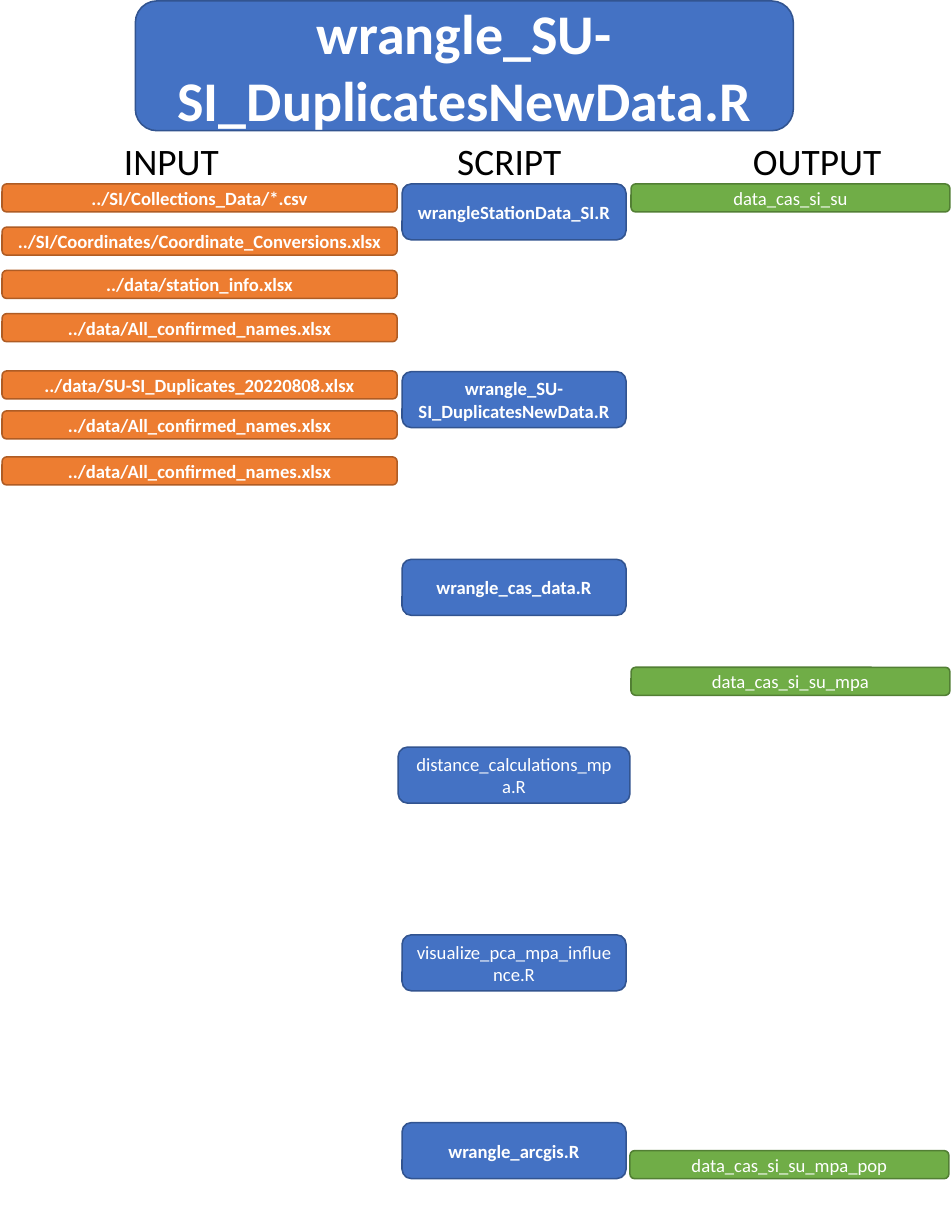
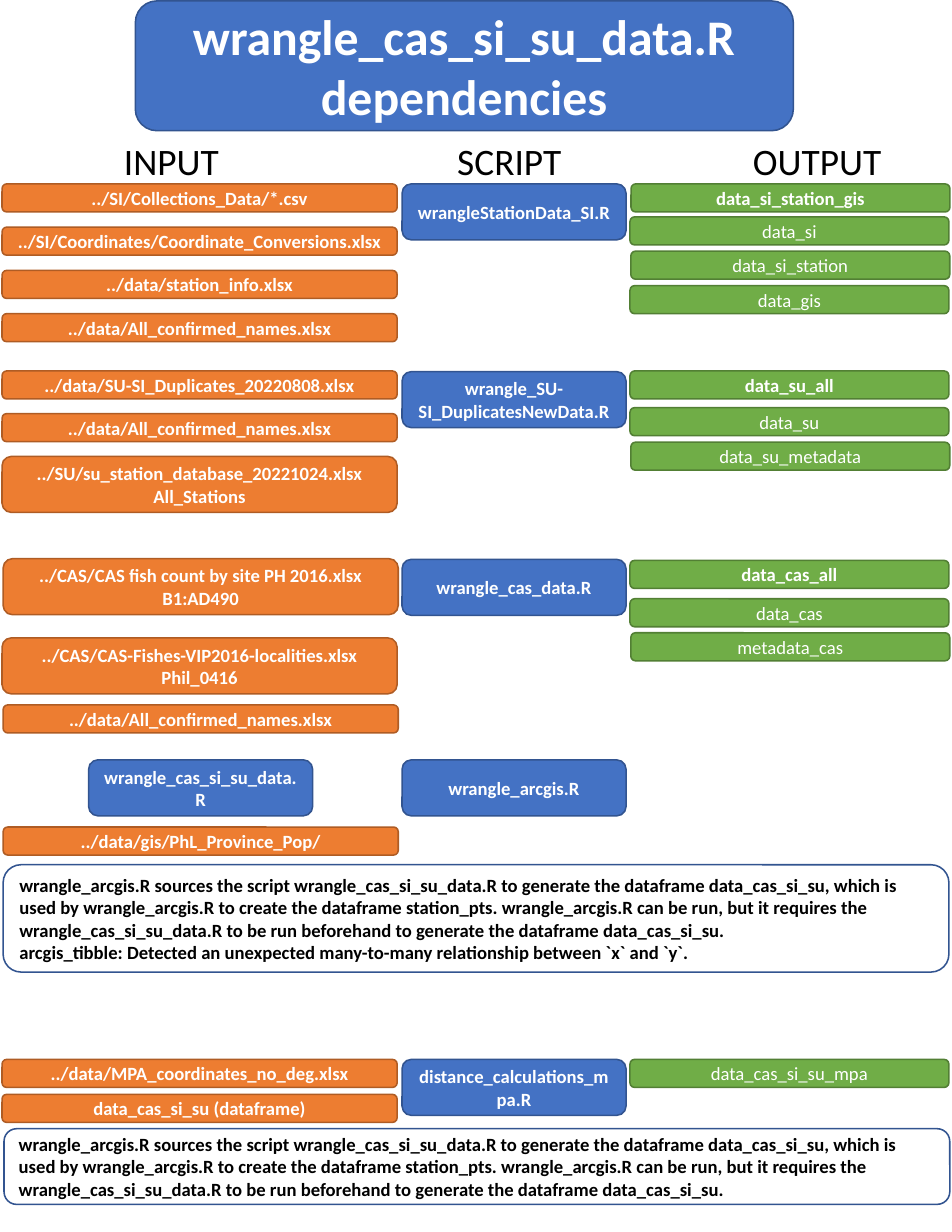
Before and after one commit to philippinespire/fish_biodiversity, a slide deck: slide 4 of scripts/flowchart_scripts.pptx (slide 5 before the commit). Drawn at 952x1232 pixels with LibreOffice and Linux fonts; fonts in the diff are those of the drawing. Boxes give left, top, right and bottom in pixels: in the first picture for what was removed or moved away, otherwise in the second. Text is boxed around its words. In the diff, an @@ line names an element or a change of style, - is before the commit and + after.

```diff
--- a/scripts/flowchart_scripts.pptx
+++ b/scripts/flowchart_scripts.pptx
@@ text in rounded rectangle at [193,20,735,123]: text changed; size 36 to 32 pt @@
-wrangle_SU-SI_DuplicatesNewData.R
+wrangle_cas_si_su_data.R
+dependencies
@@ text in rounded rectangle at [716,192,865,208]: text changed; bold on @@
-data_cas_si_su
+data_si_station_gis
@@ rounded rectangle added at [629,217,949,245], fill #70AD47, outline #538035 1 pt, 12 pt, text #FFFFFF @@
+data_si
@@ rounded rectangle added at [631,251,950,279], fill #70AD47, outline #538035 1 pt, 12 pt, text #FFFFFF @@
+data_si_station
@@ rounded rectangle added at [629,286,949,314], fill #70AD47, outline #538035 1 pt, 12 pt, text #FFFFFF @@
+data_gis
@@ rounded rectangle added at [629,371,949,399], fill #70AD47, outline #538035 1 pt, 12 pt, text #FFFFFF, bold @@
+data_su_all
@@ rounded rectangle added at [629,408,949,436], fill #70AD47, outline #538035 1 pt, 12 pt, text #FFFFFF @@
+data_su
@@ rounded rectangle added at [631,442,950,470], fill #70AD47, outline #538035 1 pt, 12 pt, text #FFFFFF @@
+data_su_metadata
@@ rounded rectangle added at [2,457,398,513], fill #ED7D31, outline #AF5C24 1 pt, 12 pt, text #FFFFFF, bold @@
+../SU/su_station_database_20221024.xlsx
+All_Stations
@@ rounded rectangle added at [3,559,399,615], fill #ED7D31, outline #AF5C24 1 pt, 12 pt, text #FFFFFF, bold @@
+../CAS/CAS fish count by site PH 2016.xlsx
+B1:AD490
@@ rounded rectangle added at [629,560,949,588], fill #70AD47, outline #538035 1 pt, 12 pt, text #FFFFFF, bold @@
+data_cas_all
@@ rounded rectangle "data_cas": place and size @@
-rounded rectangle "data_cas" at [631,668,950,696]
+rounded rectangle "data_cas" at [629,599,949,627]
@@ text in rounded rectangle at [756,607,823,623]: text changed @@
-data_cas_si_su_mpa
+data_cas
@@ rounded rectangle added at [2,638,398,694], fill #ED7D31, outline #AF5C24 1 pt, 12 pt, text #FFFFFF, bold @@
+../CAS/CAS-Fishes-VIP2016-localities.xlsx
+Phil_0416
@@ rounded rectangle added at [631,633,950,661], fill #70AD47, outline #538035 1 pt, 12 pt, text #FFFFFF @@
+metadata_cas
@@ rounded rectangle "../data/All_confirmed_names.xlsx": place and size @@
-rounded rectangle "../data/All_confirmed_names.xlsx" at [2,457,398,485]
+rounded rectangle "../data/All_confirmed_names.xlsx" at [3,704,399,732]
@@ rounded rectangle added at [88,759,312,815], fill #4472C4, outline #325491 1 pt, 12 pt, text #FFFFFF, bold @@
+wrangle_cas_si_su_data.R
@@ rounded rectangle "wrangle_arcgis.R": place and size @@
-rounded rectangle "wrangle_arcgis.R" at [402,1122,626,1178]
+rounded rectangle "wrangle_arcgis.R" at [402,759,626,815]
@@ rounded rectangle added at [3,827,399,855], fill #ED7D31, outline #AF5C24 1 pt, 12 pt, text #FFFFFF, bold @@
+../data/gis/PhL_Province_Pop/
@@ rounded rectangle added at [3,865,949,972], fill #FFFFFF, outline #325491 1 pt, 12 pt, text #000000, bold @@
+wrangle_arcgis.R sources the script wrangle_cas_si_su_data.R to generate the dataframe data_cas_si_su, which is used by wrangle_arcgis.R to create the dataframe station_pts. wrangle_arcgis.R can be run, but it requires the wrangle_cas_si_su_data.R to be run beforehand to generate the dataframe data_cas_si_su.
+arcgis_tibble: Detected an unexpected many-to-many relationship between `x` and `y`.
@@ rounded rectangle removed at [402,935,626,991] @@
-visualize_pca_mpa_influence.R
@@ rounded rectangle added at [2,1060,398,1088], fill #ED7D31, outline #AF5C24 1 pt, 12 pt, text #FFFFFF, bold @@
+../data/MPA_coordinates_no_deg.xlsx
@@ rounded rectangle "distance_calculations_mpa.R": place and size @@
-rounded rectangle "distance_calculations_mpa.R" at [399,747,631,803]
+rounded rectangle "distance_calculations_mpa.R" at [402,1060,626,1116]
@@ rounded rectangle "distance_calculations_mpa.R" at [402,1060,626,1116]: bold on @@
@@ rounded rectangle "data_cas_si_su_mpa": place and size @@
-rounded rectangle "data_cas_si_su_mpa" at [629,1150,949,1178]
+rounded rectangle "data_cas_si_su_mpa" at [629,1060,949,1088]
@@ text in rounded rectangle at [711,1067,868,1083]: text changed @@
-data_cas_si_su_mpa_pop
+data_cas_si_su_mpa
@@ rounded rectangle added at [2,1094,398,1122], fill #ED7D31, outline #AF5C24 1 pt, 12 pt, text #FFFFFF, bold @@
+data_cas_si_su (dataframe)
@@ rounded rectangle added at [4,1129,950,1205], fill #FFFFFF, outline #325491 1 pt, 12 pt, text #000000, bold @@
+wrangle_arcgis.R sources the script wrangle_cas_si_su_data.R to generate the dataframe data_cas_si_su, which is used by wrangle_arcgis.R to create the dataframe station_pts. wrangle_arcgis.R can be run, but it requires the wrangle_cas_si_su_data.R to be run beforehand to generate the dataframe data_cas_si_su.
```
Also in this commit, not shown: 3 other slides changed, 3 slides added.
